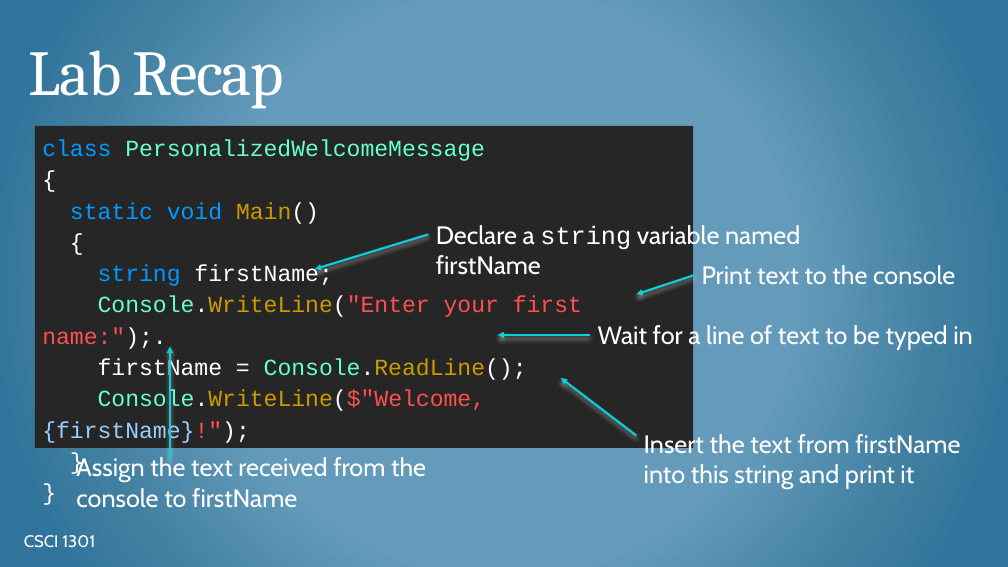
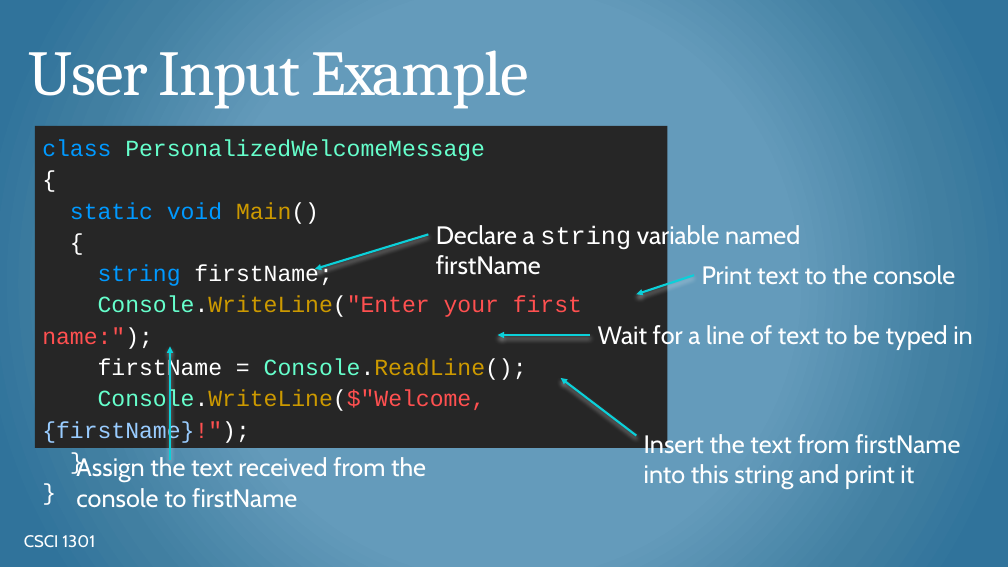
Before and after one commit to csci-1301/csci-1301.github.io, a slide deck: slide 4 of lectures/050_reading_and_displaying/Input-Output-Concatenation.pptx (slide 14 before the commit). Drawn at 1008x567 pixels with LibreOffice and Linux fonts; fonts in the diff are those of the drawing; background and template pictures are left out. Boxes give left, top, right and bottom in pixels: in the first picture for what was removed or moved away, otherwise in the second. Text is boxed around its words. In the diff, an @@ line names an element or a change of style, - is before the commit and + after.

```diff
--- a/lectures/050_reading_and_displaying/Input-Output-Concatenation.pptx
+++ b/lectures/050_reading_and_displaying/Input-Output-Concatenation.pptx
@@ title at (29, 50, 528, 109): text changed @@
-Lab Recap
+User Input Example
@@ rectangle "class PersonalizedWelcomeMessage": place and size @@
-rectangle "class PersonalizedWelcomeMessage" at (35, 126, 693, 448)
+rectangle "class PersonalizedWelcomeMessage" at (35, 126, 667, 448)
@@ text in rectangle at (42, 296, 582, 349): text changed @@
-Console.WriteLine("Enter your first name:");.
+Console.WriteLine("Enter your first name:");
```
Also in this commit, not shown: 9 other slides changed, 13 slides added, 1 slide removed, 1 other file.
